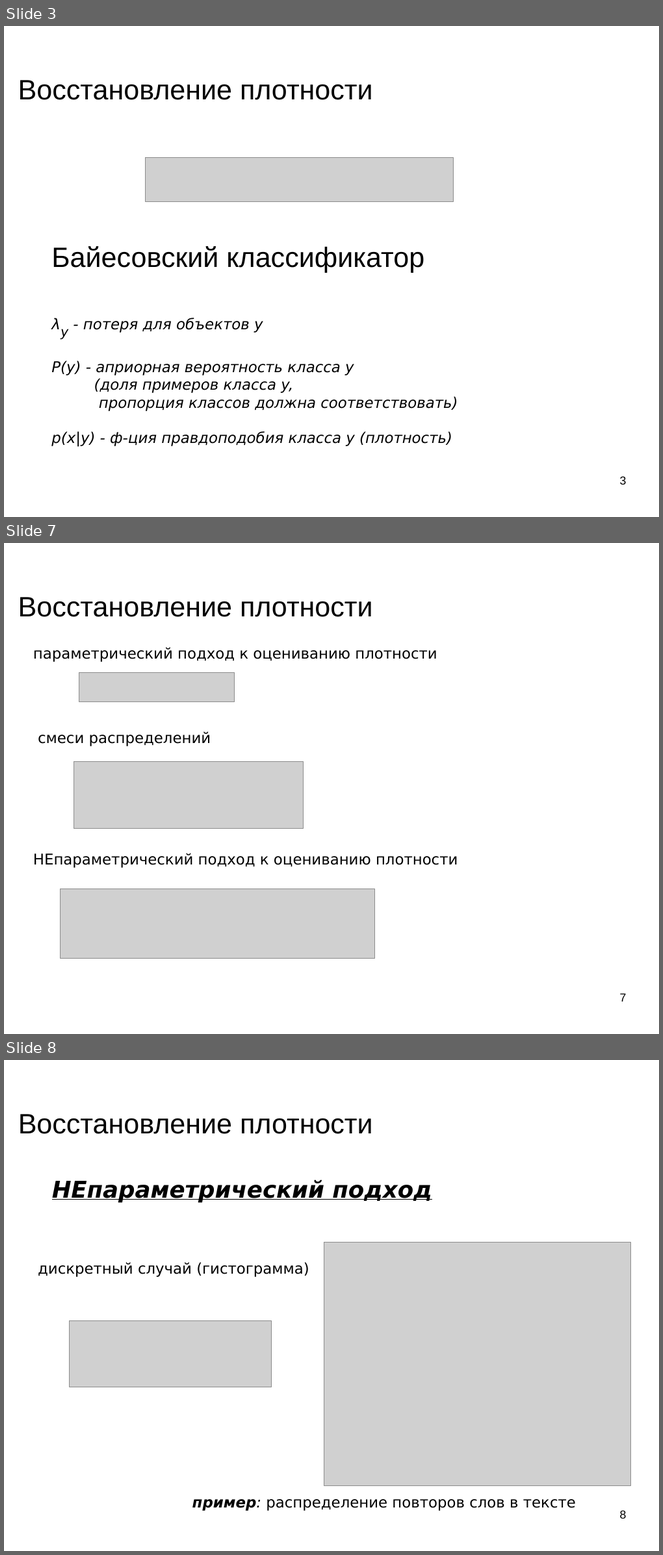
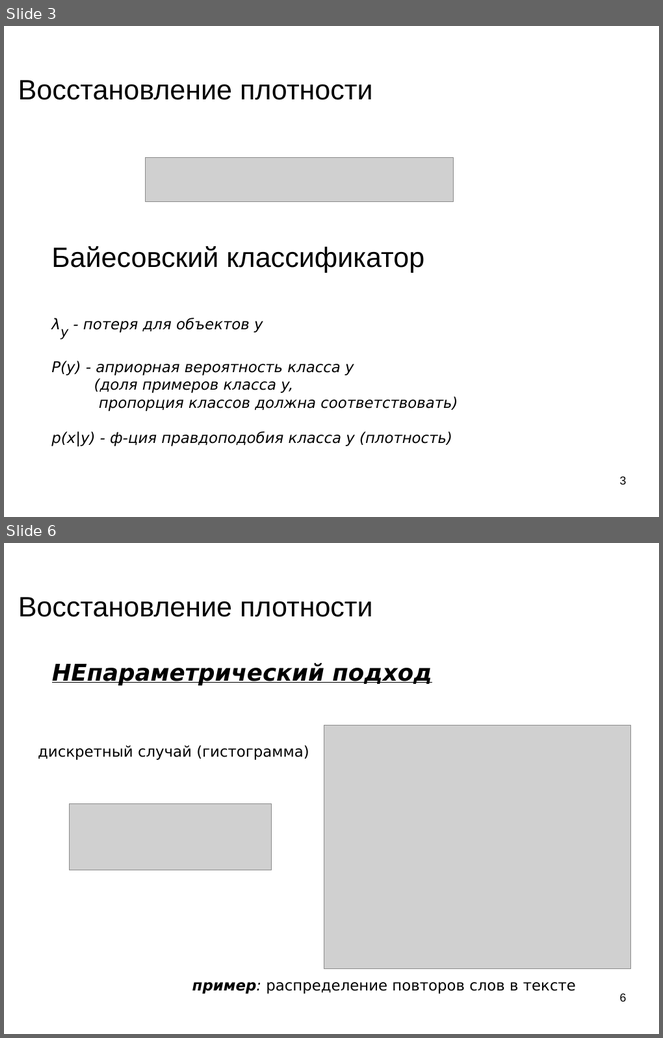
Before and after one commit to mechanoid5/ml_lectorium_legacy, a slide deck: 05-em.odp. Shown one above the other, each under a label of ours: slides 3, 7 and 8 before the commit, slides 3 and 6 after it; the slides between them are not shown. The pictures are 663x1555 and 663x1038 pixels, drawn with LibreOffice and Linux fonts; fonts in the diff are those of the drawing; grey boxes stand for pictures; background and template pictures are left out. Boxes give left, top, right and bottom in pixels: in the first picture for what was removed or moved away, otherwise in the second. Text is boxed around its words. In the diff, an @@ line names an element or a change of style, - is before the commit and + after.

```diff
--- a/05-em.odp
+++ b/05-em.odp
@@ slide 7 removed at bbox=[4, 543, 659, 1034], background picture (left out) @@
@@ title removed at bbox=[18, 597, 373, 617] @@
-Восстановление плотности
@@ text removed at bbox=[33, 647, 437, 662] @@
-параметрический подход к оцениванию плотности
@@ picture removed at bbox=[79, 672, 235, 702] @@
@@ text removed at bbox=[38, 731, 211, 746] @@
-смеси распределений
@@ picture removed at bbox=[74, 762, 304, 828] @@
@@ text removed at bbox=[33, 853, 458, 868] @@
-НЕпараметрический подход к оцениванию плотности
@@ picture removed at bbox=[60, 889, 375, 958] @@
@@ page number removed at bbox=[620, 993, 627, 1002] @@
-7
@@ what was slide 8 is now slide 6 @@
@@ page number at bbox=[620, 993, 627, 1002]: text changed @@
-8
+6
```
Also in this commit, not shown: 6 slides changed, 5 slides added, 1 other slide removed, 3 other files.
